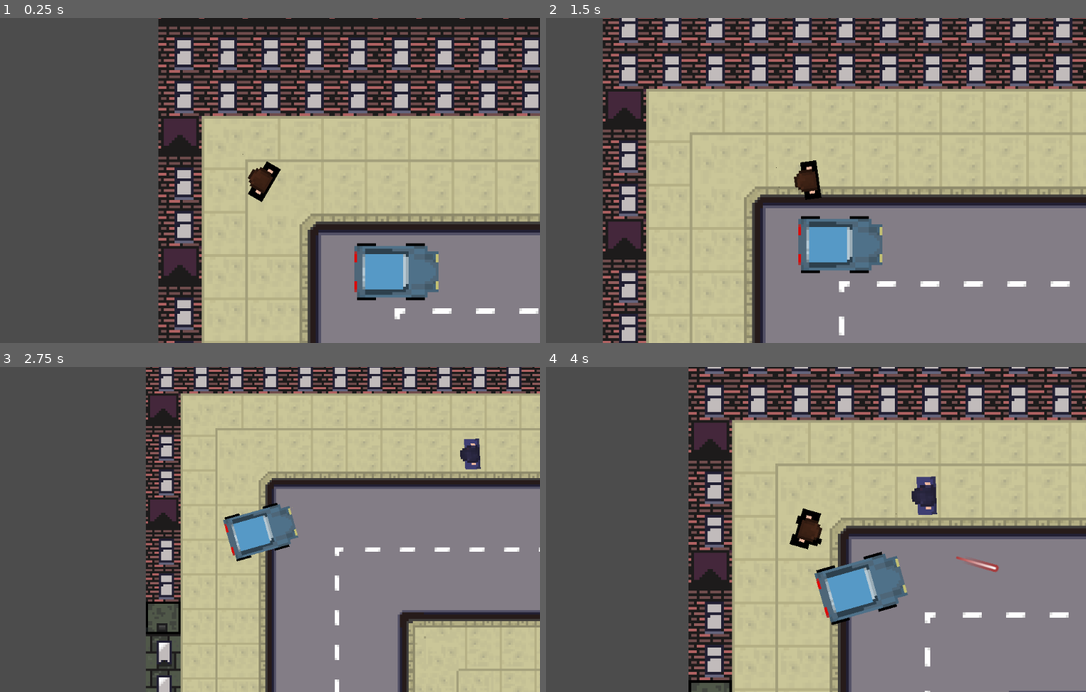
Above: before the commit, frames 1-4 (two rows, left to right).
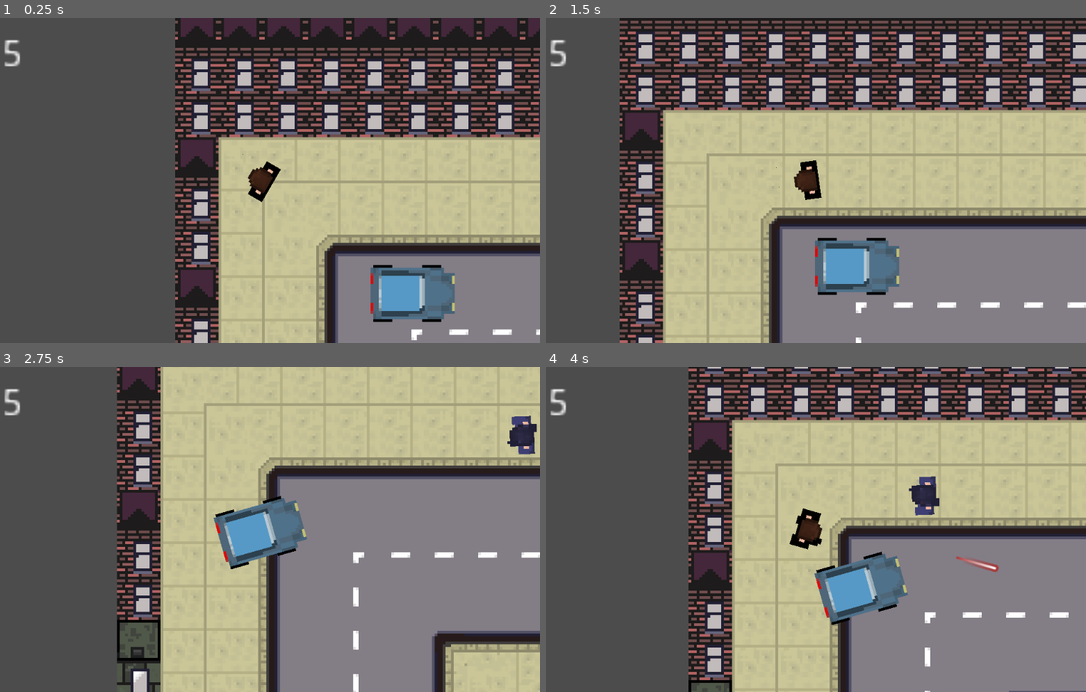
Above: after the commit, the same moments.

Repository: Harmades/gameoff-2021
Game: Godot game, scene res://Node2D.tscn
Two runs of this game, one before a commit and one after it. Both use one fixed random seed, a clock stepped at 60 frames per second and the inputs below.
Inputs (mouse positions are in pixels of both pictures, inside the frame that each line leads up to):
- Up to frame 1 (0.25 s): no input
- Up to frame 2 (1.5 s): tap Enter at 0.5 s; move the mouse to (929, 164) at 0.52 s; hold D (right) 0.53-1.28 s; hold E (action) 0.53-1.28 s; tap F (action_leave) at 0.8, 1.35 s; move the mouse to (697, 196) at 1.27 s; hold S (down) from 1.28 s (still down)
- Up to frame 3 (2.75 s): tap E (action) at 1.55 s; move the mouse to (318, 458) at 2.02 s; release S (down) at 2.03 s; hold D (right) from 2.03 s (still down); hold E (action) from 2.03 s (still down); tap F (action_leave) at 2.3 s
- Up to frame 4 (4 s): move the mouse to (778, 594) at 2.77 s; release D (right) at 2.78 s; release E (action) at 2.78 s; hold W (up) 2.78-3.53 s; tap F (action_leave) at 2.85 s; tap E (action) at 3.05 s; move the mouse to (972, 578) at 3.52 s; hold A (left) from 3.53 s (still down); hold F (action_leave) from 3.53 s (still down); click (972, 578) at 3.6 s

The runs differ from the first frame. In frame 1, 38% of the frame differs, in the area x 0-100%, y 0-100%; in frame 2, 43%; in frame 3, 31%; in frame 4, 0.3%.

Commit message:
remote transform

Diff:
--- a/src/Node2D.tscn
+++ b/src/Node2D.tscn
@@ -41,21 +41,6 @@
 [sub_resource type="ConvexPolygonShape2D" id=10]
 points = PoolVector2Array( 16, 16, 0, 16, 0, 0, 16, 0 )
 
-[sub_resource type="ConvexPolygonShape2D" id=31]
-points = PoolVector2Array( 16, 16, 0, 16, 0, 0, 16, 0 )
-
-[sub_resource type="ConvexPolygonShape2D" id=32]
-points = PoolVector2Array( 16, 16, 0, 16, 0, 0, 16, 0 )
-
-[sub_resource type="ConvexPolygonShape2D" id=33]
-points = PoolVector2Array( 16, 16, 0, 16, 0, 0, 16, 0 )
-
-[sub_resource type="ConvexPolygonShape2D" id=34]
-points = PoolVector2Array( 16, 16, 0, 16, 0, 0, 16, 0 )
-
-[sub_resource type="ConvexPolygonShape2D" id=35]
-points = PoolVector2Array( 16, 16, 0, 16, 0, 0, 16, 0 )
-
 [sub_resource type="ConvexPolygonShape2D" id=11]
 points = PoolVector2Array( 16, 16, 0, 16, 0, 0, 16, 0 )
 
@@ -71,7 +56,22 @@
 [sub_resource type="ConvexPolygonShape2D" id=15]
 points = PoolVector2Array( 16, 16, 0, 16, 0, 0, 16, 0 )
 
-[sub_resource type="TileSet" id=16]
+[sub_resource type="ConvexPolygonShape2D" id=16]
+points = PoolVector2Array( 16, 16, 0, 16, 0, 0, 16, 0 )
+
+[sub_resource type="ConvexPolygonShape2D" id=17]
+points = PoolVector2Array( 16, 16, 0, 16, 0, 0, 16, 0 )
+
+[sub_resource type="ConvexPolygonShape2D" id=18]
+points = PoolVector2Array( 16, 16, 0, 16, 0, 0, 16, 0 )
+
+[sub_resource type="ConvexPolygonShape2D" id=19]
+points = PoolVector2Array( 16, 16, 0, 16, 0, 0, 16, 0 )
+
+[sub_resource type="ConvexPolygonShape2D" id=20]
+points = PoolVector2Array( 16, 16, 0, 16, 0, 0, 16, 0 )
+
+[sub_resource type="TileSet" id=21]
 0/name = "atlas-export.png 0"
 0/texture = ExtResource( 1 )
 0/tex_offset = Vector2( 0, 0 )
@@ -893,71 +893,71 @@
 [sub_resource type="RectangleShape2D" id=23]
 extents = Vector2( 5, 7 )
 
+[sub_resource type="AtlasTexture" id=24]
+atlas = ExtResource( 1 )
+region = Rect2( 16, 176, 16, 16 )
+
 [sub_resource type="AtlasTexture" id=25]
 atlas = ExtResource( 1 )
 region = Rect2( 16, 176, 16, 16 )
 
 [sub_resource type="AtlasTexture" id=26]
 atlas = ExtResource( 1 )
-region = Rect2( 16, 176, 16, 16 )
+region = Rect2( 0, 176, 16, 16 )
 
 [sub_resource type="AtlasTexture" id=27]
 atlas = ExtResource( 1 )
-region = Rect2( 0, 176, 16, 16 )
+region = Rect2( 32, 176, 16, 16 )
 
 [sub_resource type="AtlasTexture" id=28]
 atlas = ExtResource( 1 )
-region = Rect2( 32, 176, 16, 16 )
-
-[sub_resource type="AtlasTexture" id=29]
-atlas = ExtResource( 1 )
 region = Rect2( 96, 176, 16, 16 )
 
-[sub_resource type="SpriteFrames" id=24]
+[sub_resource type="SpriteFrames" id=29]
 animations = [ {
-"frames": [ SubResource( 25 ) ],
+"frames": [ SubResource( 24 ) ],
 "loop": true,
 "name": "idle",
 "speed": 5.0
 }, {
-"frames": [ SubResource( 26 ), SubResource( 27 ), SubResource( 26 ), SubResource( 28 ) ],
+"frames": [ SubResource( 25 ), SubResource( 26 ), SubResource( 25 ), SubResource( 27 ) ],
 "loop": true,
 "name": "run",
 "speed": 5.0
 }, {
-"frames": [ SubResource( 29 ) ],
+"frames": [ SubResource( 28 ) ],
 "loop": true,
 "name": "dead",
 "speed": 5.0
 } ]
 
-[sub_resource type="RectangleShape2D" id=17]
+[sub_resource type="RectangleShape2D" id=30]
 extents = Vector2( 5, 7 )
 
-[sub_resource type="AtlasTexture" id=18]
+[sub_resource type="AtlasTexture" id=31]
 atlas = ExtResource( 1 )
 region = Rect2( 0, 192, 16, 16 )
 
-[sub_resource type="AtlasTexture" id=19]
+[sub_resource type="AtlasTexture" id=32]
 atlas = ExtResource( 1 )
 region = Rect2( 0, 192, 16, 16 )
 
-[sub_resource type="AtlasTexture" id=20]
+[sub_resource type="AtlasTexture" id=33]
 atlas = ExtResource( 1 )
 region = Rect2( 32, 192, 16, 16 )
 
-[sub_resource type="AtlasTexture" id=21]
+[sub_resource type="AtlasTexture" id=34]
 atlas = ExtResource( 1 )
 region = Rect2( 16, 192, 16, 16 )
 
-[sub_resource type="SpriteFrames" id=22]
+[sub_resource type="SpriteFrames" id=35]
 animations = [ {
-"frames": [ SubResource( 18 ) ],
+"frames": [ SubResource( 31 ) ],
 "loop": true,
 "name": "idle",
 "speed": 5.0
 }, {
-"frames": [ SubResource( 19 ), SubResource( 20 ), SubResource( 19 ), SubResource( 21 ) ],
+"frames": [ SubResource( 32 ), SubResource( 33 ), SubResource( 32 ), SubResource( 34 ) ],
 "loop": true,
 "name": "run",
 "speed": 5.0
@@ -1004,12 +1004,12 @@
 position = Vector2( 128, 64 )
 
 [node name="Path" type="Path2D" parent="NPCs"]
-curve = SubResource( 30 )
+curve = SubResource( 22 )
 script = ExtResource( 9 )
 
 [node name="PathFollow" type="PathFollow2D" parent="NPCs/Path"]
 position = Vector2( 140.672, -5.51035 )
-rotation = 1.60737
+rotation = 1.60735
 
 [node name="NPC" type="KinematicBody2D" parent="NPCs/Path/PathFollow"]
 rotation = -1.60737
@@ -1022,40 +1022,54 @@
 
 [node name="Animation" type="AnimatedSprite" parent="NPCs/Path/PathFollow/NPC"]
 position = Vector2( 3, -1 )
-frames = SubResource( 24 )
+frames = SubResource( 29 )
 animation = "run"
-frame = 1
 playing = true
 
 [node name="Player" type="KinematicBody2D" parent="."]
-position = Vector2( 38.11, 71.891 )
+position = Vector2( 32, 64 )
 collision_mask = 6
 script = ExtResource( 2 )
 speed = 50
 Bullet = ExtResource( 4 )
 
 [node name="Shape" type="CollisionShape2D" parent="Player"]
-shape = SubResource( 17 )
+shape = SubResource( 30 )
 
 [node name="Muzzle" type="Position2D" parent="Player"]
 position = Vector2( 12, 0 )
-
-[node name="Camera" type="Camera2D" parent="Player"]
-current = true
-zoom = Vector2( 0.2, 0.2 )
 
 [node name="Animation" type="AnimatedSprite" parent="Player"]
 position = Vector2( 3, -1 )
 rotation = -1.5708
-frames = SubResource( 22 )
+frames = SubResource( 35 )
 animation = "idle"
+
+[node name="CameraRemoteTransform" type="RemoteTransform2D" parent="Player"]
+remote_path = NodePath("../../Camera")
+update_rotation = false
 
 [node name="Vehicle1" parent="." instance=ExtResource( 3 )]
 position = Vector2( 88.014, 105.123 )
-collision_layer = 4
 playerPath = NodePath("../Player")
+cameraPath = NodePath("../Camera")
 steering_angle = 8
 engine_power = 100
 max_speed_reverse = 50
 
+[node name="Camera" type="Camera2D" parent="."]
+position = Vector2( 32, 64 )
+current = true
+zoom = Vector2( 0.2, 0.2 )
+
+[node name="MatrixHealth" type="Label" parent="Camera"]
+margin_left = -96.0
+margin_top = -53.0
+margin_right = -51.0
+margin_bottom = -27.0
+text = "5"
+__meta__ = {
+"_edit_use_anchors_": false
+}
+
 [connection signal="timeout" from="Enemies/Timer" to="Enemies" method="_on_Timer_timeout"]
--- a/src/Player.gd
+++ b/src/Player.gd
@@ -26,7 +26,6 @@
 		run()
 	if Input.is_action_pressed("action") && vehicleNear != null:
 		$Shape.disabled = true
-		$Camera.current = false
 		visible = false
 		hasFocus = false
 		vehicle = vehicleNear
@@ -37,7 +36,6 @@
 func exitVehicle(position2d: Position2D):
 	vehicle.exit()
 	$Shape.disabled = false
-	$Camera.current = true
 	visible = true
 	hasFocus = true
 	vehicle = null
--- a/src/Vehicle.gd
+++ b/src/Vehicle.gd
@@ -1,6 +1,7 @@
  extends KinematicBody2D
 
 export (NodePath) var playerPath = null
+export (NodePath) var cameraPath = null
 var player = null
 var city = null
 var hasFocus = false
@@ -80,13 +81,17 @@
 
 func enter():
 	hasFocus = true
-	$Camera.current = true
+	var remoteNode = player.get_node("CameraRemoteTransform")
+	player.remove_child(remoteNode)
+	add_child(remoteNode)
 
 func exit():
 	hasFocus = false
-	$Camera.current = false
 	player.remove_child(self)
 	city.add_child(self)
+	var remoteNode = get_node("CameraRemoteTransform")
+	remove_child(remoteNode)
+	player.add_child(remoteNode)
 	turnOff()
 
 func bulletHit(bullet):
--- a/src/Vehicle.tscn
+++ b/src/Vehicle.tscn
@@ -35,9 +35,6 @@
 [node name="LeavePosition" type="Position2D" parent="."]
 position = Vector2( 6.98775, -16.9725 )
 
-[node name="Camera" type="Camera2D" parent="."]
-zoom = Vector2( 0.25, 0.25 )
-
 [node name="DeathArea" type="Area2D" parent="."]
 collision_layer = 0
 collision_mask = 2
Not shown: 11 places in src/Node2D.tscn that only renumber resources
